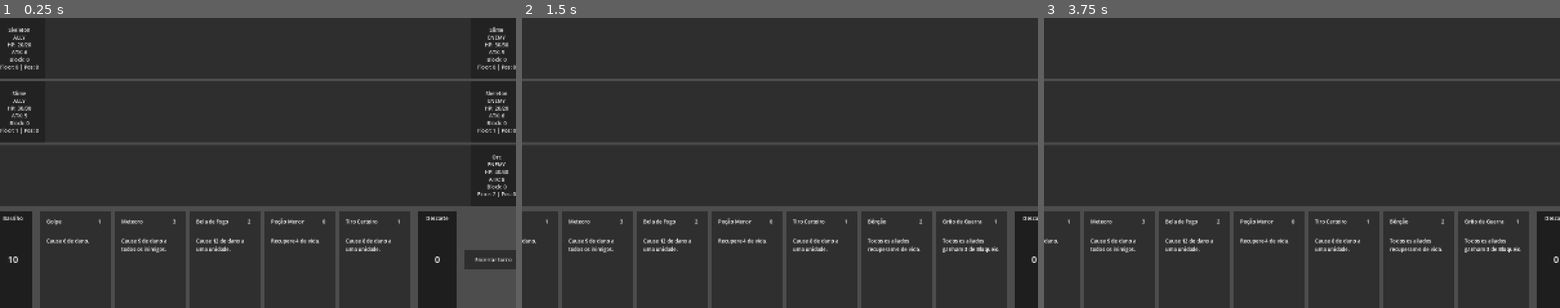
Above: before the commit, frames 1-3 (left to right).
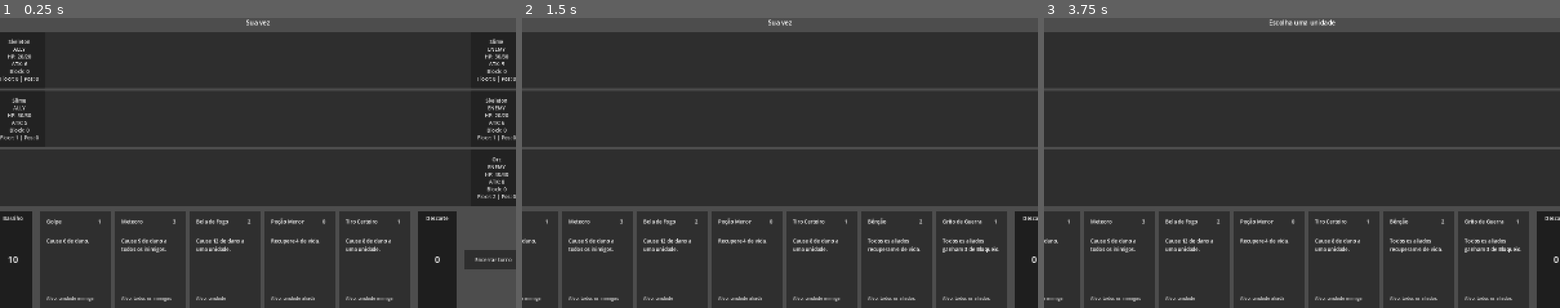
Above: after the commit, the same moments.

Repository: felippe-miguel/be-card
Game: Godot game, scene res://scenes/game.tscn
The game is run twice, just before and just after one commit, with the same random seed, the same clock (stepped at 60 frames per second) and the same inputs.
Inputs (mouse positions are in pixels of both pictures, inside the frame that each line leads up to):
- Up to frame 1 (0.25 s): no input
- Up to frame 2 (1.5 s): click "Encerrar turno" at 0.5 s; move the mouse to (780, 47) at 1.27 s; click (780, 47) at 1.42 s
- Up to frame 3 (3.75 s): move the mouse to (1302, 110) at 2.02 s; click (1302, 110) at 2.17 s; move the mouse to (1302, 174) at 2.77 s; click (1302, 174) at 2.92 s; move the mouse to (1044, 258) at 3.52 s; click (1044, 258) at 3.67 s

The runs differ from the first frame. In frame 1, 9.7% of the frame differs, in the area x 0-100%, y 0-98%; in frame 2, 8.0%; in frame 3, 8.0%.

Commit message:
feat(cartas): exibe alvo da carta e estado do jogo na UI
Adiciona CardData.get_target_description(), derivada de effects/
target_faction, e um novo TargetLabel em card.tscn/card.gd que mostra
o alvo de cada carta na mao sem precisar olhar o console.

Adiciona GameState.changed (emitido em change_to()) e um novo
GameStateLabel no topo de game.tscn, atualizado por
Game._on_game_state_changed(), mostrando o estado atual (Sua vez,
Escolha uma unidade, Escolha um andar, Fase de combate, Batalha
encerrada).

Diff:
--- a/scenes/card.tscn
+++ b/scenes/card.tscn
@@ -57,3 +57,18 @@
 offset_bottom = 60.0
 grow_horizontal = 0
 theme_override_colors/font_color = Color(1, 1, 1, 1)
+
+[node name="TargetLabel" type="Label" parent="." unique_id=1979725517]
+layout_mode = 1
+anchors_preset = 12
+anchor_top = 1.0
+anchor_right = 1.0
+anchor_bottom = 1.0
+offset_left = 20.0
+offset_top = -40.0
+offset_right = -20.0
+offset_bottom = -10.0
+grow_vertical = 0
+theme_override_colors/font_color = Color(0.8, 0.8, 0.8, 1)
+theme_override_font_sizes/font_size = 14
+autowrap_mode = 2
--- a/scenes/game.tscn
+++ b/scenes/game.tscn
@@ -21,6 +21,12 @@
 grow_horizontal = 2
 grow_vertical = 2
 theme_override_constants/separation = 16
+
+[node name="GameStateLabel" type="Label" parent="Layout" unique_id=300111777]
+layout_mode = 2
+theme_override_font_sizes/font_size = 20
+horizontal_alignment = 1
+text = "Sua vez"
 
 [node name="ResultLabel" type="Label" parent="Layout" unique_id=300111444]
 visible = false
--- a/scripts/card.gd
+++ b/scripts/card.gd
@@ -4,6 +4,7 @@
 @onready var name_label: Label = $NameLabel
 @onready var description_label: Label = $DescriptionLabel
 @onready var cost_label: Label = $CostLabel
+@onready var target_label: Label = $TargetLabel
 
 var data: CardData
 
@@ -14,6 +15,7 @@
 	name_label.text = data.name
 	description_label.text = data.description
 	cost_label.text = str(data.cost)
+	target_label.text = "Alvo: " + data.get_target_description()
 
 func _gui_input(event: InputEvent) -> void:
 	if event is InputEventMouseButton:
--- a/scripts/card_data.gd
+++ b/scripts/card_data.gd
@@ -19,3 +19,45 @@
 	card.effects.assign(data.get("effects", []))
 
 	return card
+
+## Descrição legível dos alvos desta carta, derivada de effects. Usada pela
+## visual Card para mostrar o alvo sem precisar olhar o console.
+func get_target_description() -> String:
+	var descriptions: PackedStringArray = []
+
+	for effect in effects:
+		var target_description = describe_effect_target(effect)
+
+		if target_description != "" and not descriptions.has(target_description):
+			descriptions.append(target_description)
+
+	if descriptions.is_empty():
+		return "-"
+
+	return ", ".join(descriptions)
+
+func describe_effect_target(effect: Dictionary) -> String:
+	var target: String = effect.get("target", "")
+	var target_faction: String = effect.get("target_faction", "")
+
+	match target:
+		"selected_unit":
+			match target_faction:
+				"ally":
+					return "unidade aliada"
+				"enemy":
+					return "unidade inimiga"
+				_:
+					return "unidade"
+
+		"selected_floor":
+			return "andar"
+
+		"all_enemies":
+			return "todos os inimigos"
+
+		"all_allies":
+			return "todos os aliados"
+
+		_:
+			return ""
--- a/scripts/game.gd
+++ b/scripts/game.gd
@@ -4,6 +4,7 @@
 @onready var floors_container: VBoxContainer = $Layout/Floors
 @onready var end_turn_button: Button = $Layout/BottomBar/EndTurnButton
 @onready var result_label: Label = $Layout/ResultLabel
+@onready var game_state_label: Label = $Layout/GameStateLabel
 @onready var deck_pile_view: CardPileView = $Layout/BottomBar/DeckPileView
 @onready var discard_pile_view: CardPileView = $Layout/BottomBar/DiscardPileView
 
@@ -21,6 +22,15 @@
 const STARTING_HAND_SIZE = 5
 const CARDS_DRAWN_PER_TURN = 2
 
+const GAME_STATE_LABELS = {
+	GameState.State.PLAYER_ACTION: "Sua vez",
+	GameState.State.TARGETING_UNIT: "Escolha uma unidade",
+	GameState.State.TARGETING_FLOOR: "Escolha um andar",
+	GameState.State.TARGETING_POSITION: "Escolha uma posição",
+	GameState.State.COMBAT_PHASE: "Fase de combate...",
+	GameState.State.BATTLE_OVER: "Batalha encerrada"
+}
+
 func _ready():
 	card_database = CardDatabase.new()
 	card_database.load_cards()
@@ -37,6 +47,8 @@
 	effect_system = EffectSystem.new(battle_state)
 
 	game_state = GameState.new()
+	game_state.changed.connect(_on_game_state_changed)
+	_on_game_state_changed()
 
 	setup_units()
 
@@ -129,6 +141,9 @@
 			return "floor"
 
 	return ""
+
+func _on_game_state_changed() -> void:
+	game_state_label.text = GAME_STATE_LABELS.get(game_state.current, "")
 
 func _on_deck_changed() -> void:
 	render_hand()
--- a/scripts/game_state.gd
+++ b/scripts/game_state.gd
@@ -1,5 +1,7 @@
 class_name GameState
 extends RefCounted
+
+signal changed
 
 enum State {
 	PLAYER_ACTION,
@@ -16,3 +18,5 @@
 	current = new_state
 
 	print("Estado do jogo: ", State.keys()[current])
+
+	changed.emit()
Not shown, added: scripts/card_pile_view.gd.uid
Not shown, added: scripts/deck.gd.uid
